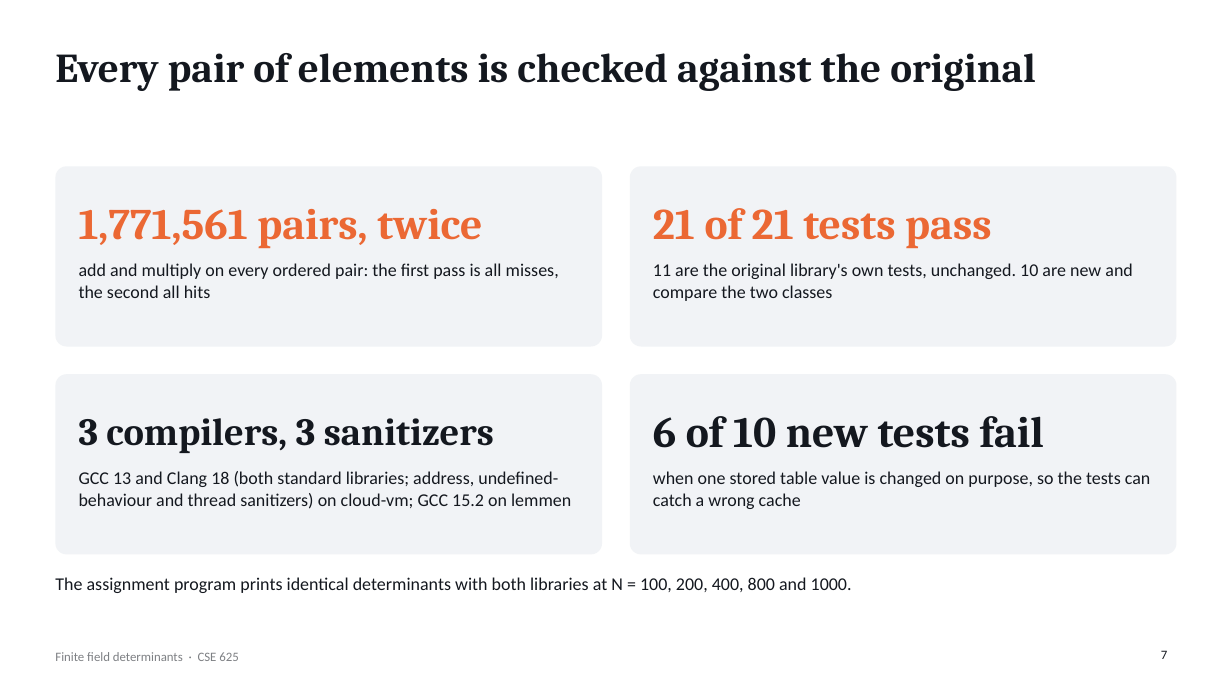
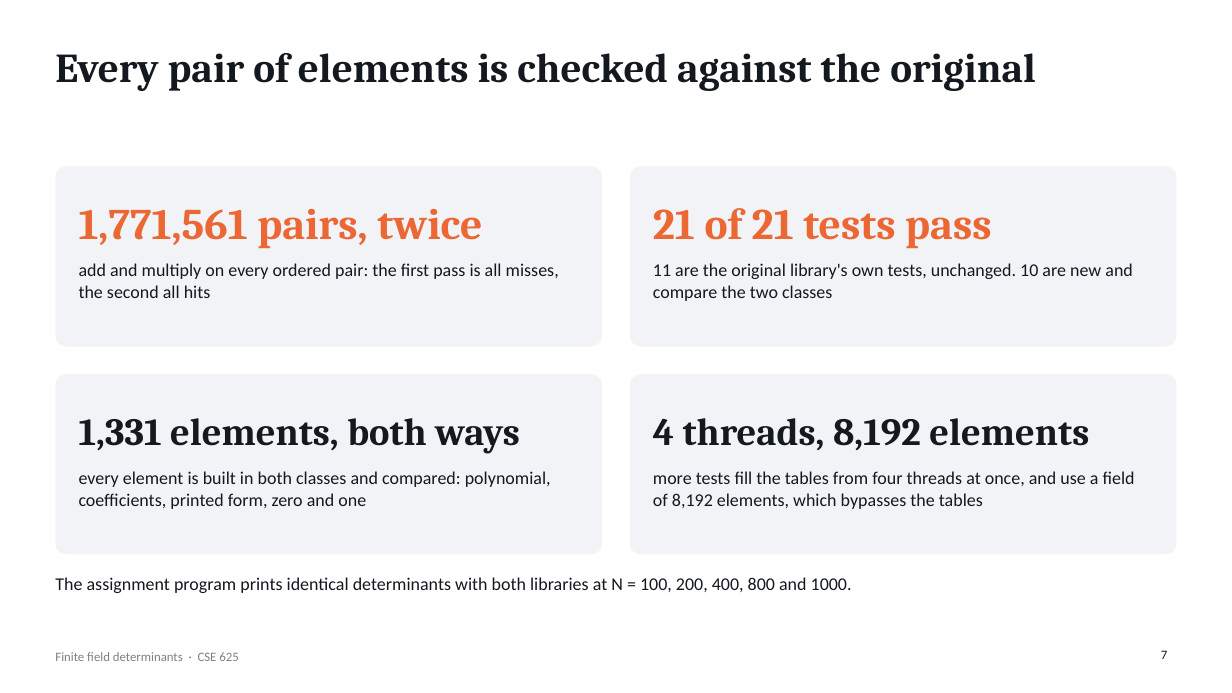
Before and after one commit to Jplangdon/algebra-assignment, a slide deck: slide 7 of slides/presentation.pptx. Drawn at 1232x693 pixels with LibreOffice and Linux fonts; fonts in the diff are those of the drawing. Boxes give left, top, right and bottom in pixels: in the first picture for what was removed or moved away, otherwise in the second. Text is boxed around its words. In the diff, an @@ line names an element or a change of style, - is before the commit and + after.

```diff
--- a/slides/presentation.pptx
+++ b/slides/presentation.pptx
@@ text at (x1=79, y1=418, x2=520, y2=454): text changed @@
-3 compilers, 3 sanitizers
+1,331 elements, both ways
@@ text at (x1=653, y1=418, x2=1089, y2=450): text changed; size 34 to 30 pt @@
-6 of 10 new tests fail
+4 threads, 8,192 elements
@@ text at (x1=79, y1=471, x2=551, y2=509): text changed @@
-GCC 13 and Clang 18 (both standard libraries; address, undefined-behaviour and thread sanitizers) on cloud-vm; GCC 15.2 on lemmen
+every element is built in both classes and compared: polynomial, coefficients, printed form, zero and one
@@ text at (x1=653, y1=471, x2=1135, y2=509): text changed @@
-when one stored table value is changed on purpose, so the tests can catch a wrong cache
+more tests fill the tables from four threads at once, and use a field of 8,192 elements, which bypasses the tables
```
Also in this commit, not shown: 9 other slides changed, 30 other files.
